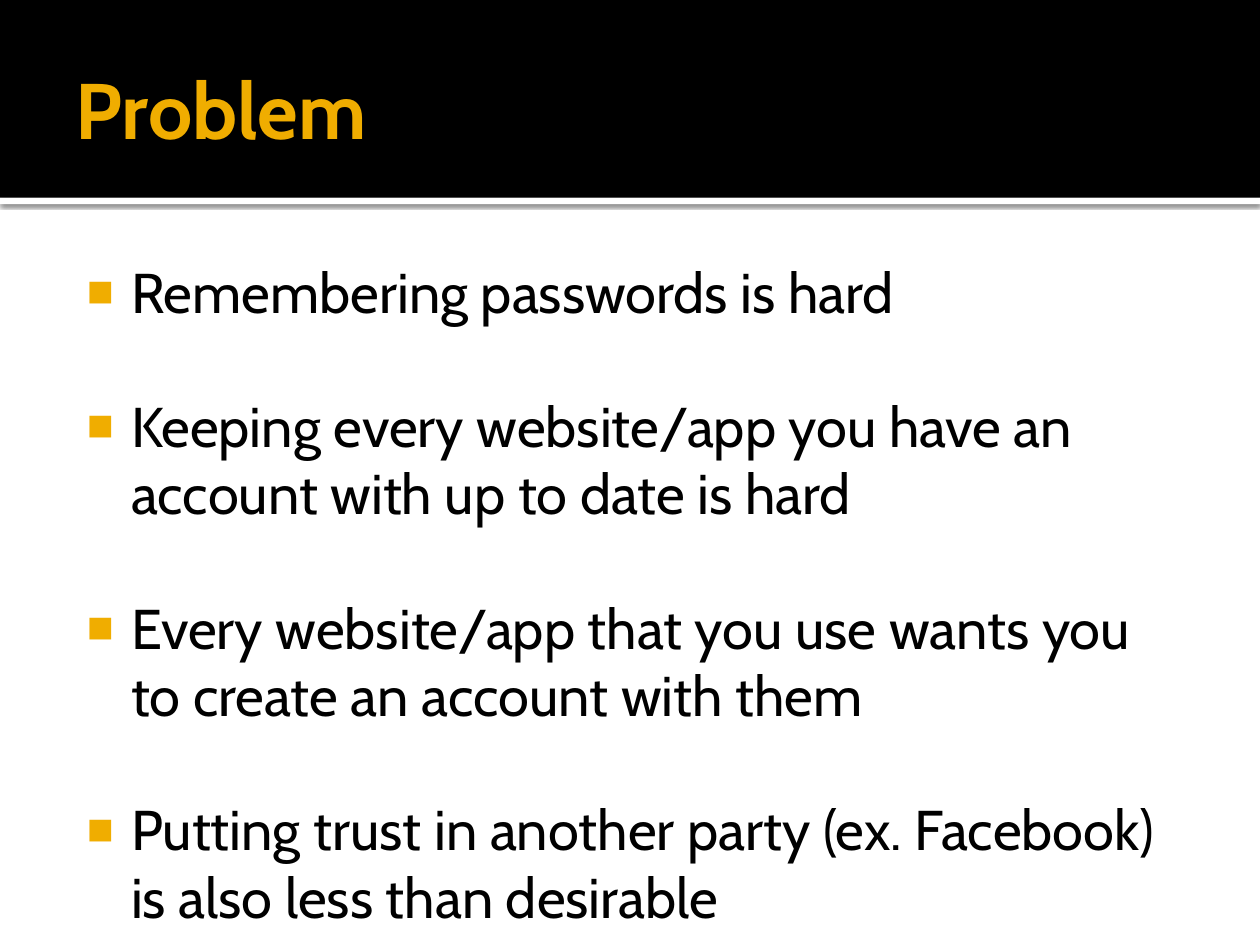
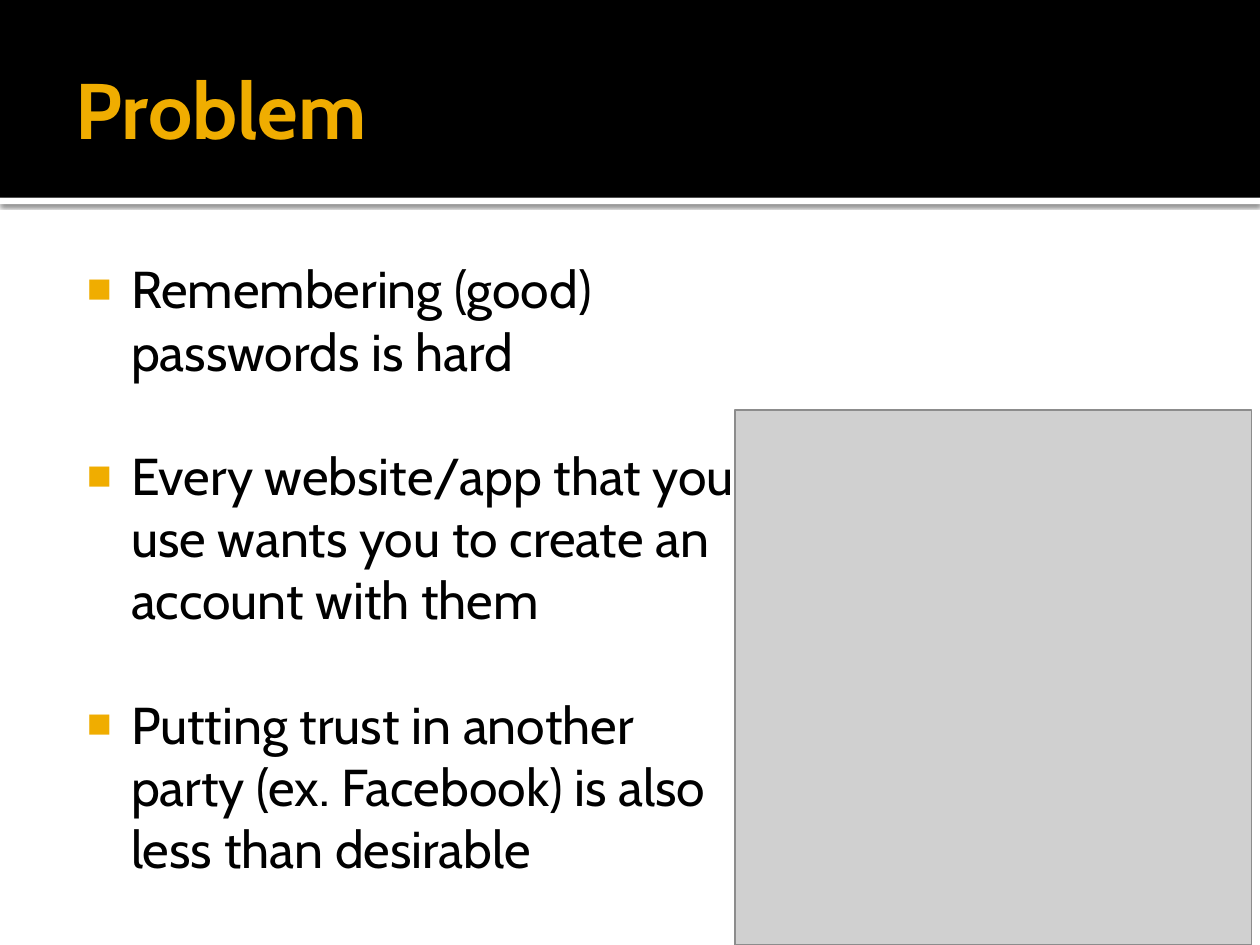
Before and after one commit to jrobe/cs5490, a slide deck: slide 2 of presentation/Third Party Encrypted Storage.pptx. Drawn at 1260x945 pixels with LibreOffice and Linux fonts; fonts in the diff are those of the drawing; grey boxes stand for pictures. Boxes give left, top, right and bottom in pixels: in the first picture for what was removed or moved away, otherwise in the second. Text is boxed around its words. In the diff, an @@ line names an element or a change of style, - is before the commit and + after.

Commit message:
Updated presentation.

```diff
--- a/presentation/Third Party Encrypted Storage.pptx
+++ b/presentation/Third Party Encrypted Storage.pptx
@@ text at bbox=[131, 269, 591, 382]: text changed; size 32 to 29.6 pt @@
-■ Remembering passwords is hard
-■ Keeping every website/app you have an account with up to date is hard
+■ Remembering (good) passwords is hard
@@ picture added at bbox=[735, 410, 1251, 945] @@
@@ text at bbox=[131, 456, 734, 869]: size 32 to 29.6 pt in "Every website/app that you use wants you ...", "Putting trust in another party (ex. Facebook) ..." @@
```
Also in this commit, not shown: 4 other slides changed, 4 slides added.
